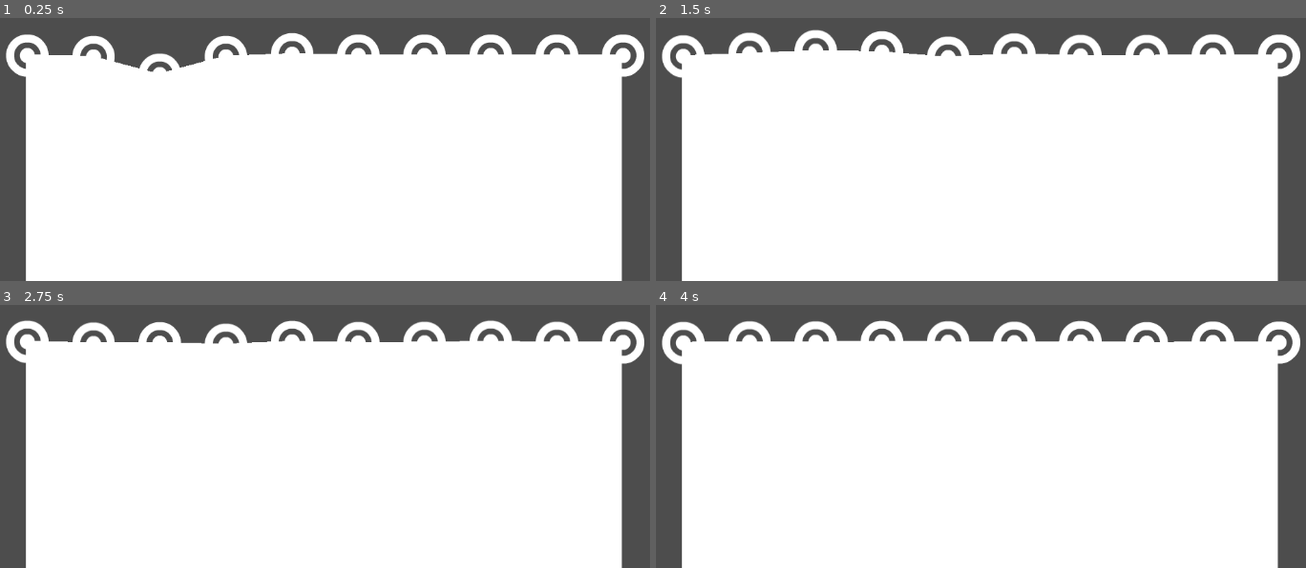
Above: before the commit, frames 1-4 (two rows, left to right).
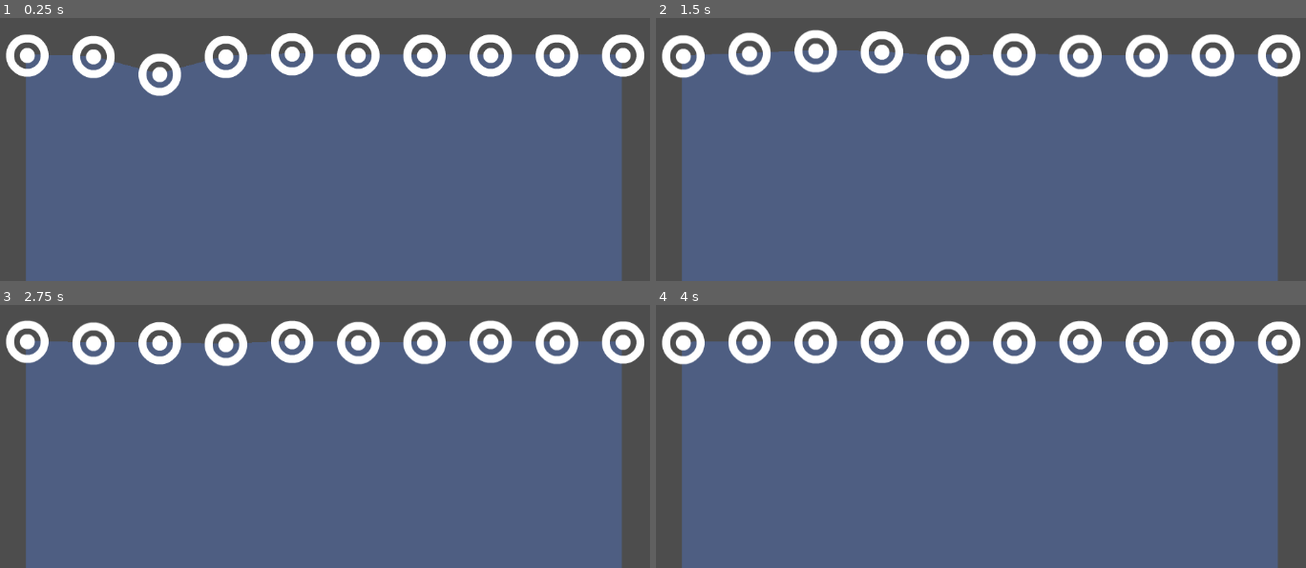
Above: after the commit, the same moments.

Repository: lllindemann/Water-with-Dynamic-Waves-in-Godot
Game: Godot game, scene res://WaterBody.tscn
Two runs of this game, one before a commit and one after it. Both use one fixed random seed, a clock stepped at 60 frames per second and the inputs below. This scene is started directly instead of the project's main scene.
Inputs:
- Up to frame 1 (0.25 s): no input
- Up to frame 2 (1.5 s): no input
- Up to frame 3 (2.75 s): no input
- Up to frame 4 (4 s): no input

The runs differ from the first frame. In frame 1, 76% of the frame differs, in the area x 3-96%, y 13-100%; in frame 2, 77%, in the area x 3-96%, y 12-100%; in frame 3, 76%; in frame 4, 77%.

Commit message:
style: water polygon color

Diff:
--- a/WaterBody.tscn
+++ b/WaterBody.tscn
@@ -7,3 +7,4 @@
 script = ExtResource("1_ynkqv")
 
 [node name="WaterPolygon" type="Polygon2D" parent="."]
+color = Color(0.317647, 0.533333, 1, 0.301961)
